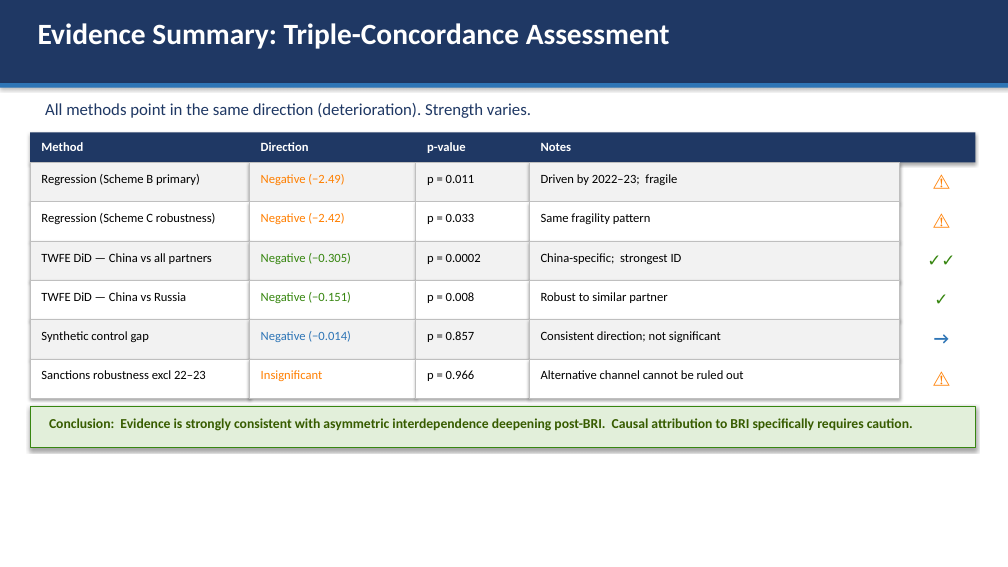
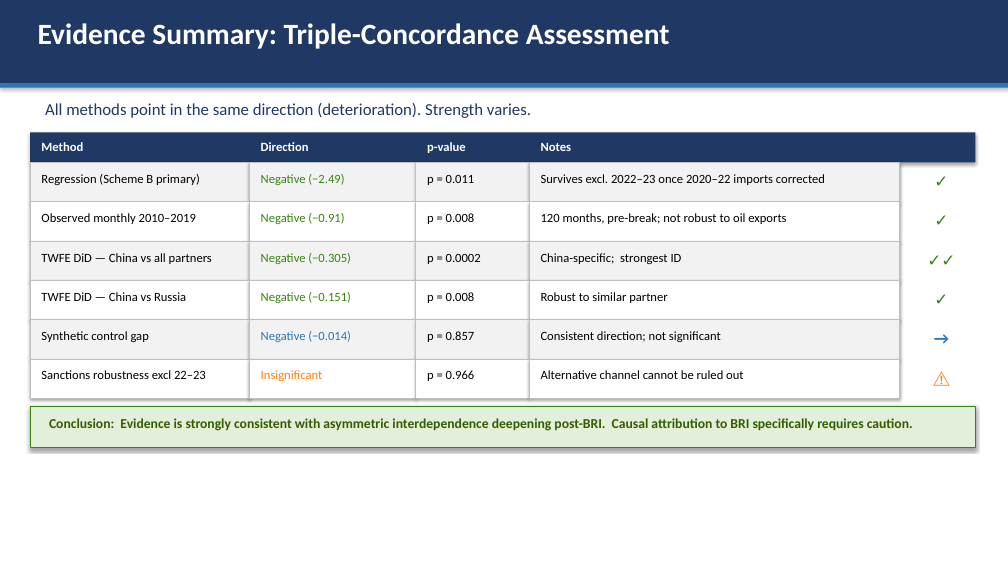
Before and after one commit to omirbeknikar-ship-it/dissertation-final, a slide deck: slide 19 of Paper/defense_presentation.pptx (slide 14 before the commit). Drawn at 1008x567 pixels with LibreOffice and Linux fonts; fonts in the diff are those of the drawing. Boxes give left, top, right and bottom in pixels: in the first picture for what was removed or moved away, otherwise in the second. Text is boxed around its words. In the diff, an @@ line names an element or a change of style, - is before the commit and + after.

Commit message:
revision(round 2): monthly data, hypothesis tests, Granger, import-break check
Supervisor feedback round 2:
- Point 1 (N = 24): Denton quarterly disaggregation (n = 96) with Monte
  Carlo showing interpolation adds no information; observed UN Comtrade
  monthly data 2010-2019 (n = 120) with NBK FX and Pink Sheet prices.
- Point 2: formal one-sided hypothesis tests, full model fit statistics,
  annual and monthly Granger causality (VAR-in-differences, Toda-Yamamoto).
- New finding: Kazakhstan-reported imports from China under-recorded in
  2020-2022 (mirror check); sensitivity analysis in Script 43.
- Paper sections 4.7, 5.5-5.6, 6.11, 6.17-6.20; abstract, discussion and
  conclusion updated; PDF/DOCX rebuilt; deck expanded to 23 slides.

```diff
--- a/Paper/defense_presentation.pptx
+++ b/Paper/defense_presentation.pptx
@@ text "Negative (−2.49)" at (261,174,344,185): text colour #FF7F00 to #378610 @@
@@ text at (541,174,825,185): text changed @@
-Driven by 2022–23; fragile
+Survives excl. 2022–23 once 2020–22 imports corrected
@@ text at (915,167,968,199): text changed; text colour #FF7F00 to #378610 @@
-⚠
+✓
@@ text at (915,206,968,238): text changed; text colour #FF7F00 to #378610 @@
-⚠
+✓
@@ text at (41,213,196,224): text changed @@
-Regression (Scheme C robustness)
+Observed monthly 2010–2019
@@ text at (261,213,344,224): text changed; text colour #FF7F00 to #378610 @@
-Negative (−2.42)
+Negative (−0.91)
@@ text at (427,213,475,224): text changed @@
-p = 0.033
+p = 0.008
@@ text at (541,213,786,224): text changed @@
-Same fragility pattern
+120 months, pre-break; not robust to oil exports
```
Also in this commit, not shown: 7 other slides changed, 5 slides added, 41 other files.
